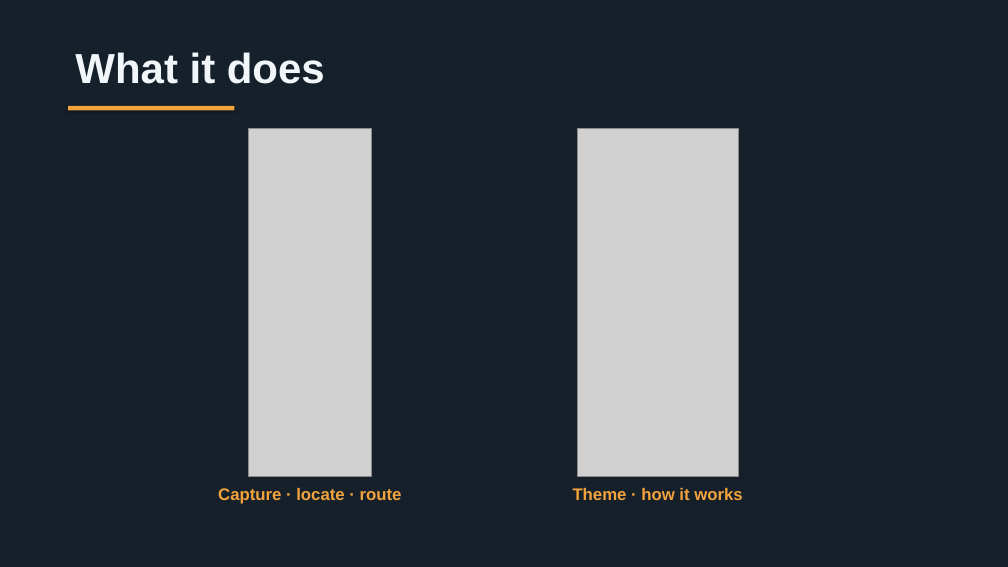
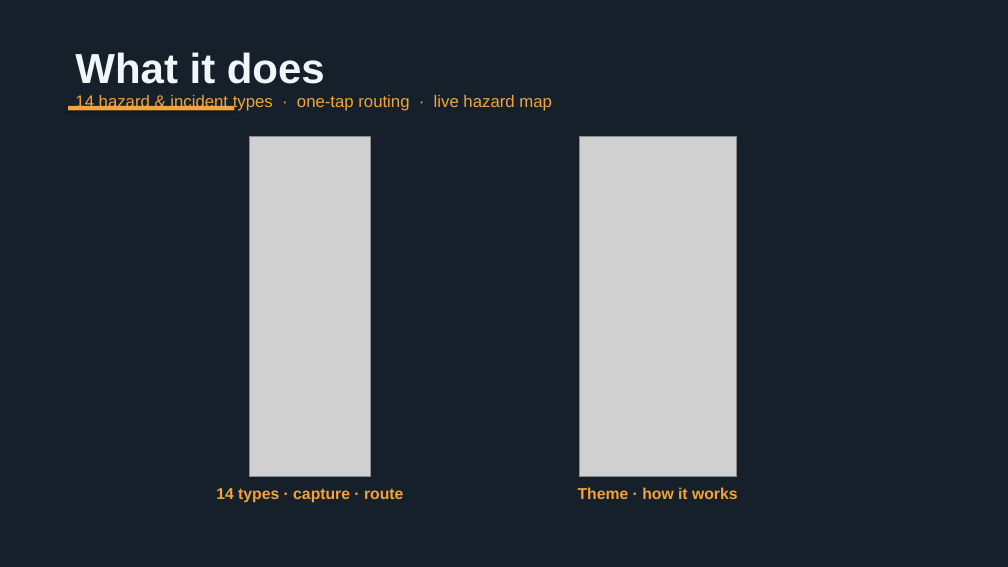
Before and after one commit to rvenky76/potholepal-stl, a slide deck: slide 4 of demo/HazardHub-CAC-deck.pptx. Drawn at 1008x567 pixels with LibreOffice and Linux fonts; fonts in the diff are those of the drawing; grey boxes stand for pictures. Boxes give left, top, right and bottom in pixels: in the first picture for what was removed or moved away, otherwise in the second. Text is boxed around its words. In the diff, an @@ line names an element or a change of style, - is before the commit and + after.

```diff
--- a/demo/HazardHub-CAC-deck.pptx
+++ b/demo/HazardHub-CAC-deck.pptx
@@ text added at box(75, 93, 552, 111), 16 pt, text #F2A33C @@
+14 hazard & incident types · one-tap routing · live hazard map
@@ picture: place and size @@
-picture at box(248, 129, 371, 476)
+picture at box(250, 136, 371, 476)
@@ picture: place and size @@
-picture at box(578, 129, 739, 476)
+picture at box(579, 136, 737, 476)
@@ text at box(216, 488, 403, 503): text changed; size 16 to 15 pt @@
-Capture · locate · route
+14 types · capture · route
@@ text "Theme · how it works" at box(578, 487, 737, 499): size 16 to 15 pt @@
```
Also in this commit, not shown: 1 other slide changed, 1 slide added, 17 other files.
